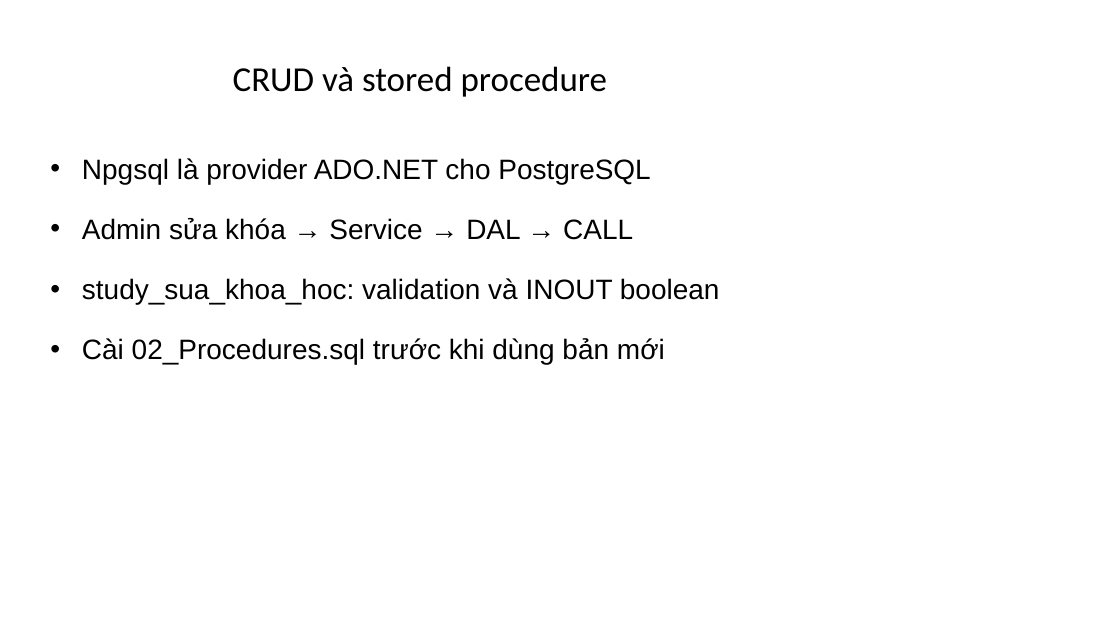
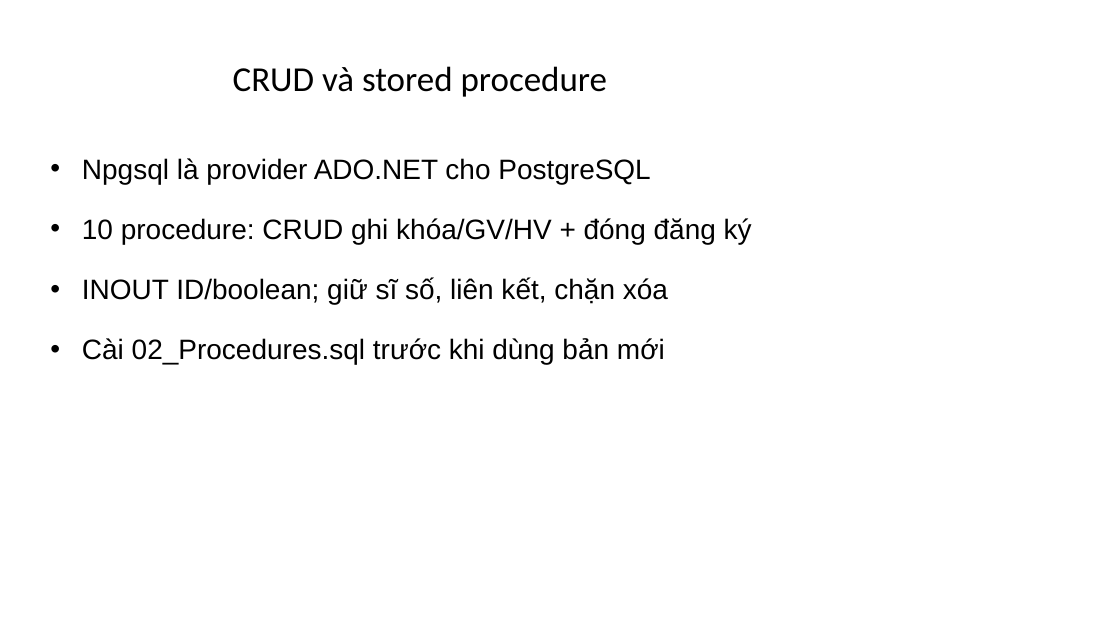
Before and after one commit to Kast261/Study-management_WinformC-, a slide deck: slide 6 of docs/submission/Thuyet_trinh_BTL_nhap.pptx. Drawn at 1120x630 pixels with LibreOffice and Linux fonts; fonts in the diff are those of the drawing. Boxes give left, top, right and bottom in pixels: in the first picture for what was removed or moved away, otherwise in the second. Text is boxed around its words. In the diff, an @@ line names an element or a change of style, - is before the commit and + after.

Commit message:
docs: update report and presentation for ten PostgreSQL procedures

```diff
--- a/docs/submission/Thuyet_trinh_BTL_nhap.pptx
+++ b/docs/submission/Thuyet_trinh_BTL_nhap.pptx
@@ text at box(82, 218, 752, 304): text changed @@
-• Admin sửa khóa → Service → DAL → CALL
-• study_sua_khoa_hoc: validation và INOUT boolean
+• 10 procedure: CRUD ghi khóa/GV/HV + đóng đăng ký
+• INOUT ID/boolean; giữ sĩ số, liên kết, chặn xóa
```
Also in this commit, not shown: 2 other slides changed, 14 other files.
